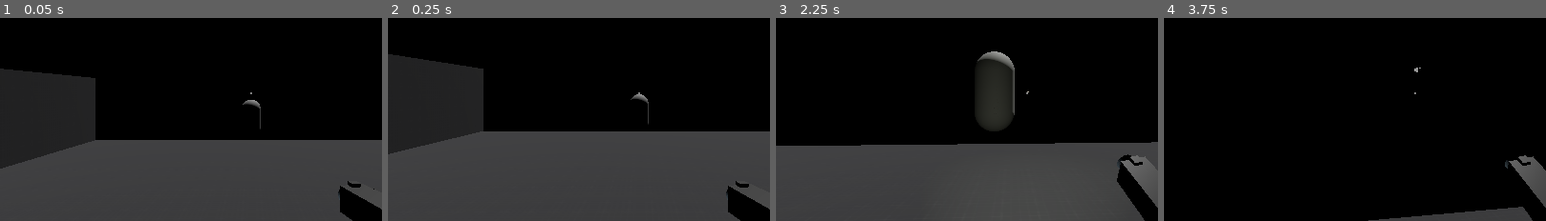
Above: before the commit, frames 1-4 (left to right).
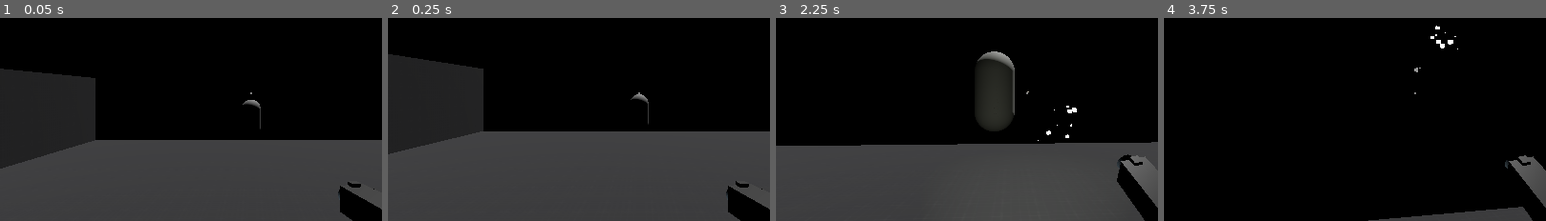
Above: after the commit, the same moments.

Repository: DrOtter3000/EscapeTheDingoDen
Game: Godot game, scene res://Levels/basic_level.tscn
The game is run twice, just before and just after one commit, with the same random seed, the same clock (stepped at 60 frames per second) and the same inputs.
Inputs (mouse positions are % of the whole screen's width and height, from its top left):
- Up to frame 1 (0.05 s): no input
- Up to frame 2 (0.25 s): no input
- Up to frame 3 (2.25 s): tap Enter (ui_accept) at 0.5 s; move the mouse to (55, 47) at 0.52 s; hold W (forward) from 0.53 s (still down); click (55, 47) at 0.6 s; tap Space (jump) at 0.77, 1.52 s; move the mouse to (45, 48) at 1.27 s; tap F (flashlight) at 1.35 s; move the mouse to (52, 45) at 2.02 s; click (52, 45) at 2.1 s
- Up to frame 4 (3.75 s): keep holding W (forward); move the mouse to (49, 49) at 2.77 s; tap F (flashlight) at 2.85 s; tap Space (jump) at 3.02 s; move the mouse to (57, 49) at 3.52 s; click (57, 49) at 3.6 s
The pictures show only the part of the screen within x 17-67%, y 29-79%; the shares and areas given below are measured in that part.

The runs differ from the first frame. In frame 1, less than 0.1% of the frame differs, in the area x 91-92%, y 80-81%; in frame 2, less than 0.1%; in frame 3, 0.1%; in frame 4, 0.1%, in the area x 69-77%, y 3-16%.

Commit message:
fix muzzle flash

Diff:
--- a/Player/player.tscn
+++ b/Player/player.tscn
@@ -1,11 +1,28 @@
-[gd_scene load_steps=9 format=3 uid="uid://cley0ul24idnj"]
+[gd_scene load_steps=11 format=3 uid="uid://cley0ul24idnj"]
 
 [ext_resource type="Script" path="res://Player/player.gd" id="1_nqqyq"]
 [ext_resource type="Script" path="res://Player/Crosshair.gd" id="2_lblxf"]
 [ext_resource type="PackedScene" uid="uid://dtfl8a6lt4241" path="res://Weapons/Pistol.glb" id="2_v6f8t"]
 [ext_resource type="PackedScene" uid="uid://dbntjyelw6rk3" path="res://Weapons/sparks.tscn" id="2_w1884"]
+[ext_resource type="PackedScene" uid="uid://dgcw3orkl4jft" path="res://Weapons/muzzle_flash.tscn" id="4_1vdlq"]
+[ext_resource type="Script" path="res://Weapons/Pistol.gd" id="4_ub3rh"]
 
 [sub_resource type="CapsuleShape3D" id="CapsuleShape3D_voo7q"]
+
+[sub_resource type="Animation" id="Animation_4sjih"]
+length = 0.001
+tracks/0/type = "value"
+tracks/0/imported = false
+tracks/0/enabled = true
+tracks/0/path = NodePath("Pistol:rotation")
+tracks/0/interp = 1
+tracks/0/loop_wrap = true
+tracks/0/keys = {
+"times": PackedFloat32Array(0),
+"transitions": PackedFloat32Array(1),
+"update": 0,
+"values": [Vector3(0, 1.8326, 0)]
+}
 
 [sub_resource type="Animation" id="Animation_oxwk6"]
 resource_name = "shoot"
@@ -22,20 +39,19 @@
 "update": 0,
 "values": [Vector3(0, 1.8326, 0), Vector3(-0.129584, 1.79892, 0.507896), Vector3(0, 1.8326, 0)]
 }
-
-[sub_resource type="Animation" id="Animation_4sjih"]
-length = 0.001
-tracks/0/type = "value"
-tracks/0/imported = false
-tracks/0/enabled = true
-tracks/0/path = NodePath("Pistol:rotation")
-tracks/0/interp = 1
-tracks/0/loop_wrap = true
-tracks/0/keys = {
+tracks/1/type = "method"
+tracks/1/imported = false
+tracks/1/enabled = true
+tracks/1/path = NodePath("Pistol")
+tracks/1/interp = 1
+tracks/1/loop_wrap = true
+tracks/1/keys = {
 "times": PackedFloat32Array(0),
 "transitions": PackedFloat32Array(1),
-"update": 0,
-"values": [Vector3(0, 1.8326, 0)]
+"values": [{
+"args": [],
+"method": &"muzzle_flash"
+}]
 }
 
 [sub_resource type="AnimationLibrary" id="AnimationLibrary_vg1m6"]
@@ -67,13 +83,17 @@
 target_position = Vector3(0, 0, -100)
 
 [node name="Pistol" parent="CameraPivot/Camera3D" instance=ExtResource("2_v6f8t")]
-transform = Transform3D(-0.258819, 0, 0.965926, 0, 1, 0, -0.965926, 0, -0.258819, 0.227668, -0.203185, -0.423892)
+transform = Transform3D(-0.258823, 0, 0.965925, 0, 1, 0, -0.965925, 0, -0.258823, 0.227668, -0.203185, -0.423892)
+script = ExtResource("4_ub3rh")
 
 [node name="Cube" parent="CameraPivot/Camera3D/Pistol" index="0"]
 layers = 2
 
 [node name="Cylinder" parent="CameraPivot/Camera3D/Pistol" index="1"]
 layers = 2
+
+[node name="MuzzleFlash" parent="CameraPivot/Camera3D/Pistol" instance=ExtResource("4_1vdlq")]
+transform = Transform3D(-2.98023e-08, 0, 1, 0, 1, 0, -1, 0, -2.98023e-08, 0.26364, 0, 0.0124925)
 
 [node name="AnimationPlayer" type="AnimationPlayer" parent="CameraPivot/Camera3D"]
 libraries = {
--- /dev/null
+++ b/Weapons/Pistol.gd
@@ -0,0 +1,5 @@
+extends Node3D
+
+
+func muzzle_flash():
+	$MuzzleFlash.emitting = true
--- a/Weapons/muzzle_flash.tscn
+++ b/Weapons/muzzle_flash.tscn
@@ -1,4 +1,16 @@
-[gd_scene load_steps=3 format=3 uid="uid://dgcw3orkl4jft"]
+[gd_scene load_steps=4 format=3 uid="uid://dgcw3orkl4jft"]
+
+[sub_resource type="ParticleProcessMaterial" id="ParticleProcessMaterial_ucoq2"]
+lifetime_randomness = 1.0
+velocity_pivot = Vector3(0, 1, 0)
+direction = Vector3(0, 0, 1)
+spread = 5.0
+initial_velocity_min = 5.0
+initial_velocity_max = 5.0
+gravity = Vector3(0, 0, 0)
+linear_accel_min = 1.0
+linear_accel_max = 1.0
+scale_min = 0.1
 
 [sub_resource type="StandardMaterial3D" id="StandardMaterial3D_tjel3"]
 albedo_color = Color(1, 0.792157, 0.592157, 1)
@@ -8,7 +20,13 @@
 
 [sub_resource type="BoxMesh" id="BoxMesh_v60ip"]
 material = SubResource("StandardMaterial3D_tjel3")
-size = Vector3(0.05, 0.05, 0.05)
+size = Vector3(0.01, 0.01, 0.01)
 
 [node name="MuzzleFlash" type="GPUParticles3D"]
+emitting = false
+amount = 40
+lifetime = 0.1
+one_shot = true
+trail_lifetime = 0.1
+process_material = SubResource("ParticleProcessMaterial_ucoq2")
 draw_pass_1 = SubResource("BoxMesh_v60ip")
